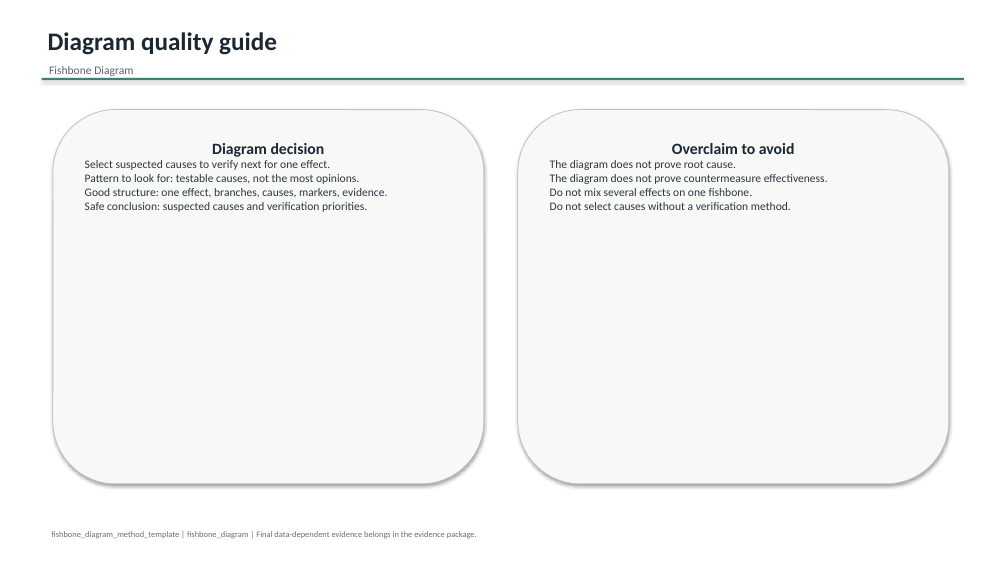
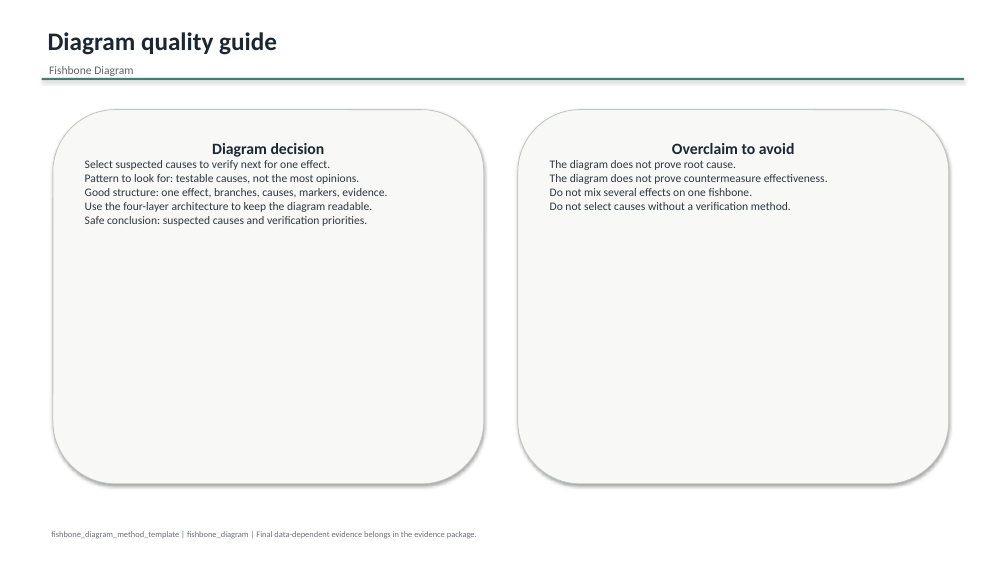
Before and after one commit to xiongxianfei/qcc-toolkit, a slide deck: slide 6 of templates/ppt/methods/fishbone-diagram-template.pptx. Drawn at 1008x567 pixels with LibreOffice and Linux fonts; fonts in the diff are those of the drawing. Boxes give left, top, right and bottom in pixels: in the first picture for what was removed or moved away, otherwise in the second. Text is boxed around its words. In the diff, an @@ line names an element or a change of style, - is before the commit and + after.

Commit message:
M6: add four-layer Fishbone template support

```diff
--- a/templates/ppt/methods/fishbone-diagram-template.pptx
+++ b/templates/ppt/methods/fishbone-diagram-template.pptx
@@ text in rounded rectangle at bbox=[85, 202, 372, 212]: paragraph added @@
+Use the four-layer architecture to keep the diagram readable.
```
Also in this commit, not shown: 3 other slides changed, 1 slide added, 18 other files.
